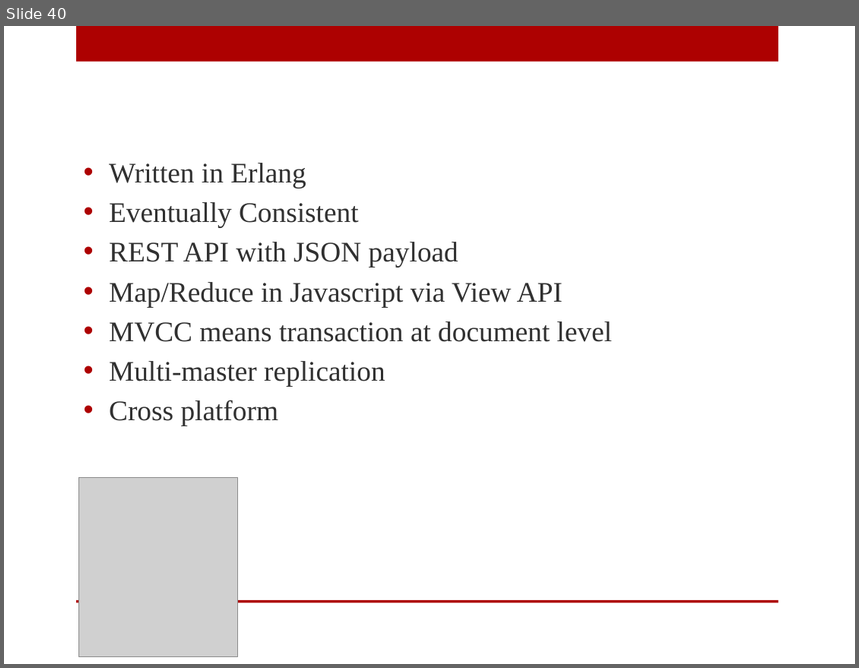
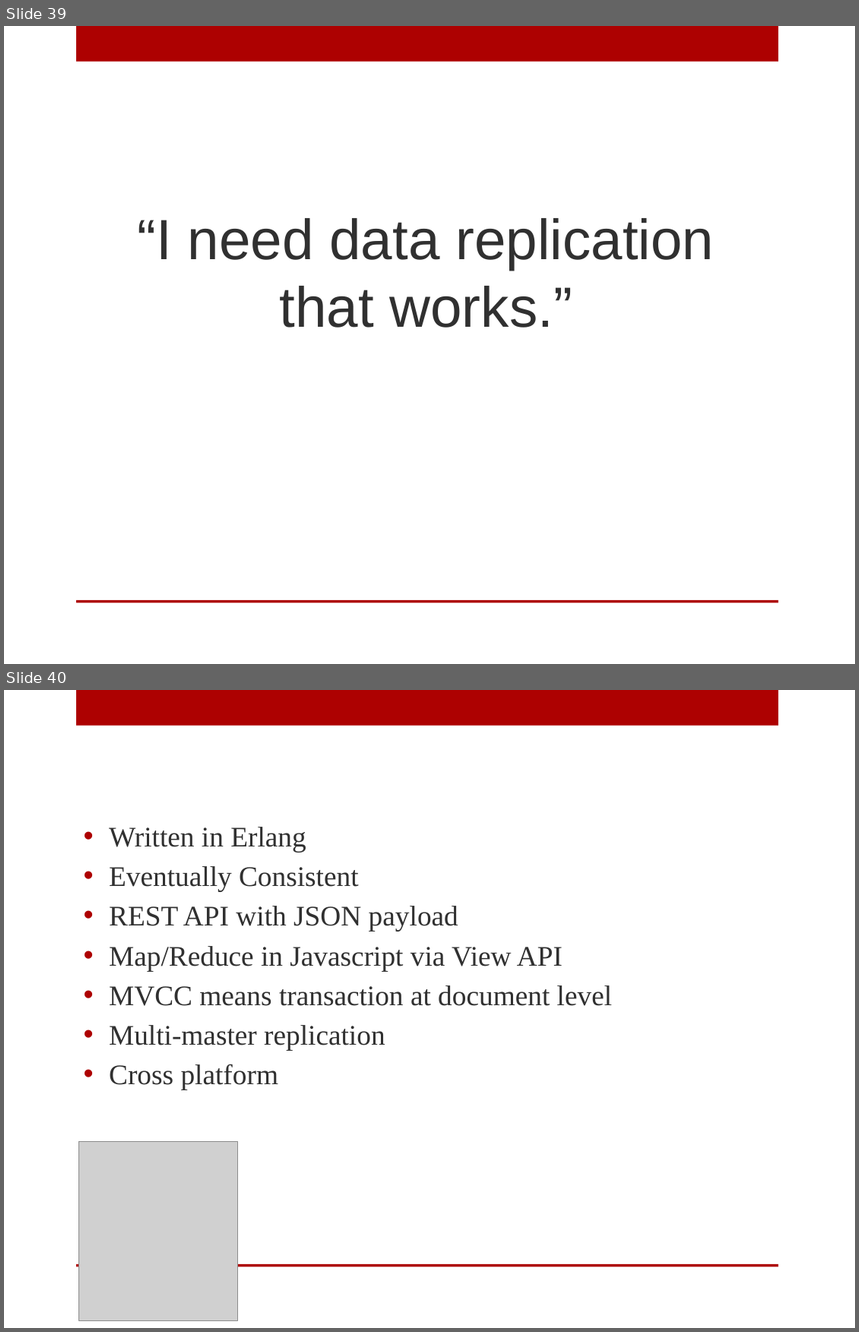
Before and after one commit to digitalBush/nosql-smackdown-talk, a slide deck: nosql-smackdown.pptx. Shown one above the other, each under a label of ours: slide 40 before the commit, slides 39 and 40 after it. The pictures are 859x668 and 859x1332 pixels, drawn with LibreOffice and Linux fonts; fonts in the diff are those of the drawing; grey boxes stand for pictures. Boxes give left, top, right and bottom in pixels: in the first picture for what was removed or moved away, otherwise in the second. Text is boxed around its words. In the diff, an @@ line names an element or a change of style, - is before the commit and + after.

```diff
--- a/nosql-smackdown.pptx
+++ b/nosql-smackdown.pptx
@@ slide 39 added at (4,26,855,664), background #FFFFFF; not listed: 2 template elements that a slide beside it also shows @@
@@ text added at (138,218,714,328), 48 pt, text #303030 @@
+“I need data replication that works.”
```
Also in this commit, not shown: 6 slides changed, 4 other slides added, 4 slides removed.
